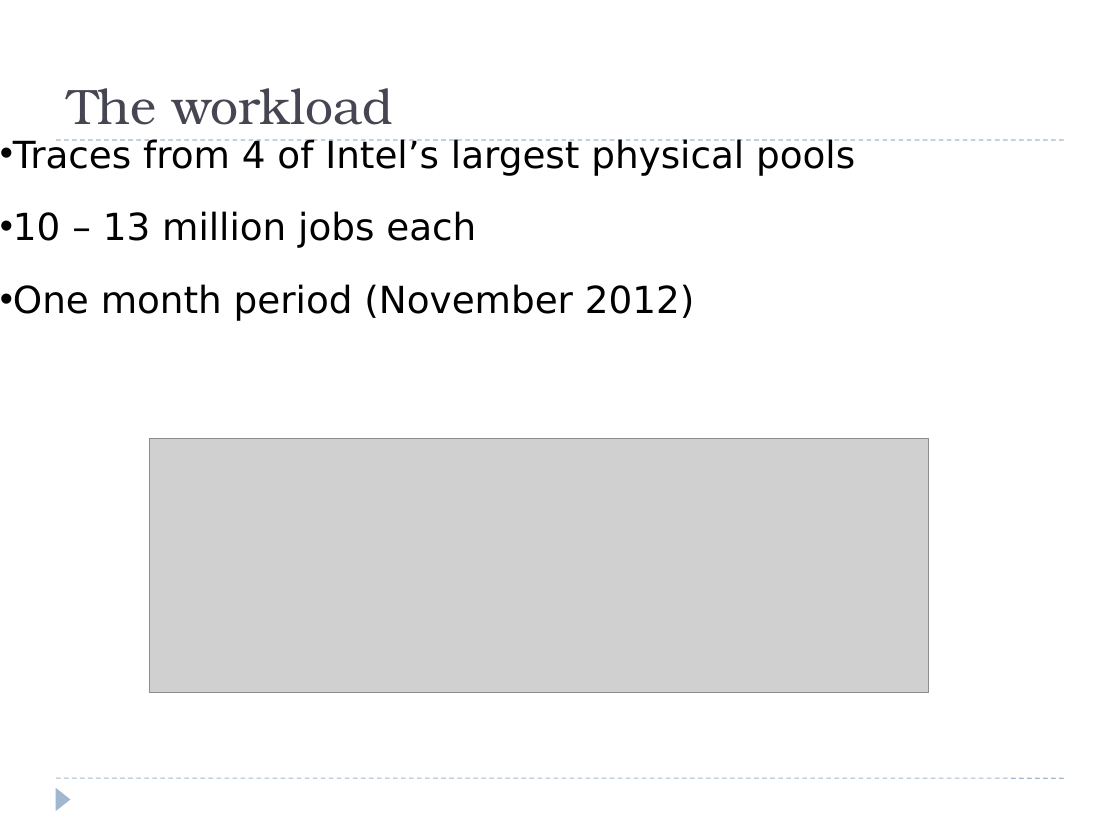
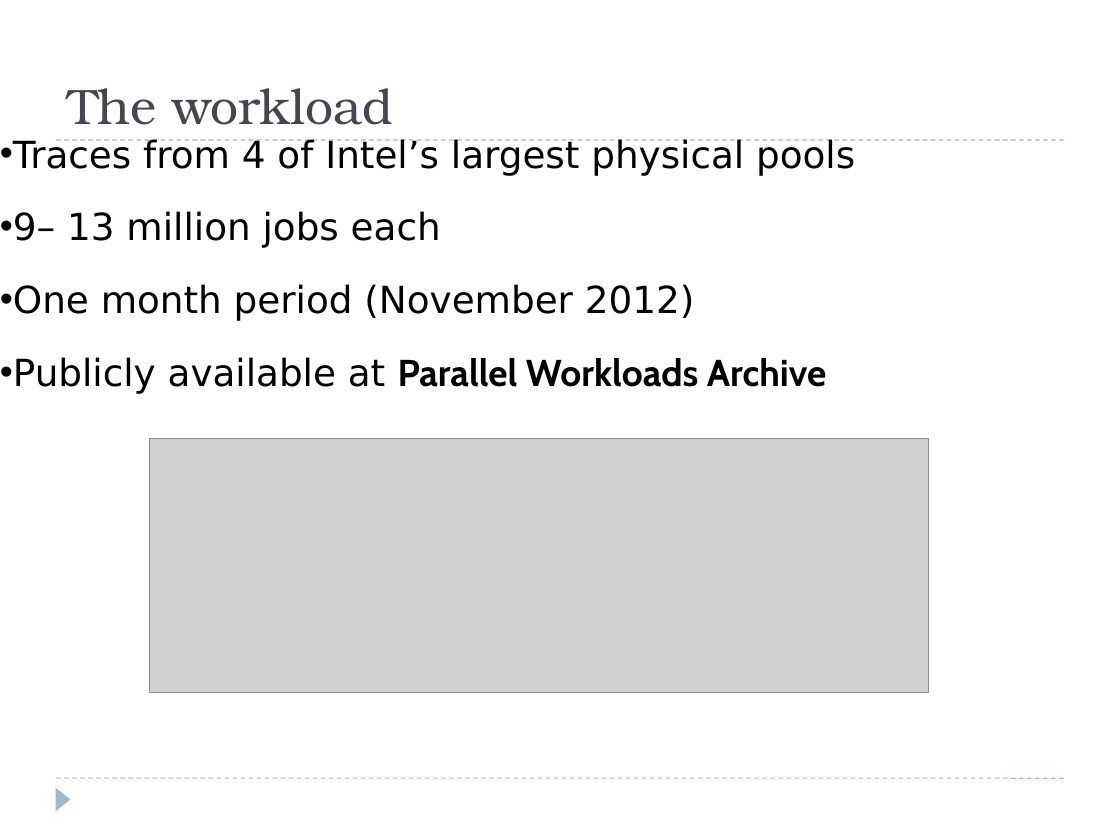
Before and after one commit to oshai/tau_thesis_lyx_template, a slide deck: slide 7 of Presentation.pptx. Drawn at 1120x840 pixels with LibreOffice and Linux fonts; fonts in the diff are those of the drawing; grey boxes stand for pictures. Boxes give left, top, right and bottom in pixels: in the first picture for what was removed or moved away, otherwise in the second. Text is boxed around its words. In the diff, an @@ line names an element or a change of style, - is before the commit and + after.

Commit message:
more fixes

```diff
--- a/Presentation.pptx
+++ b/Presentation.pptx
@@ text at bbox=[13, 211, 441, 248]: text changed @@
-• 10 – 13 million jobs each
+• 9– 13 million jobs each
@@ text at bbox=[13, 357, 826, 394]: paragraph added @@
+• Publicly available at Parallel Workloads Archive
```
Also in this commit, not shown: 3 other slides changed.
